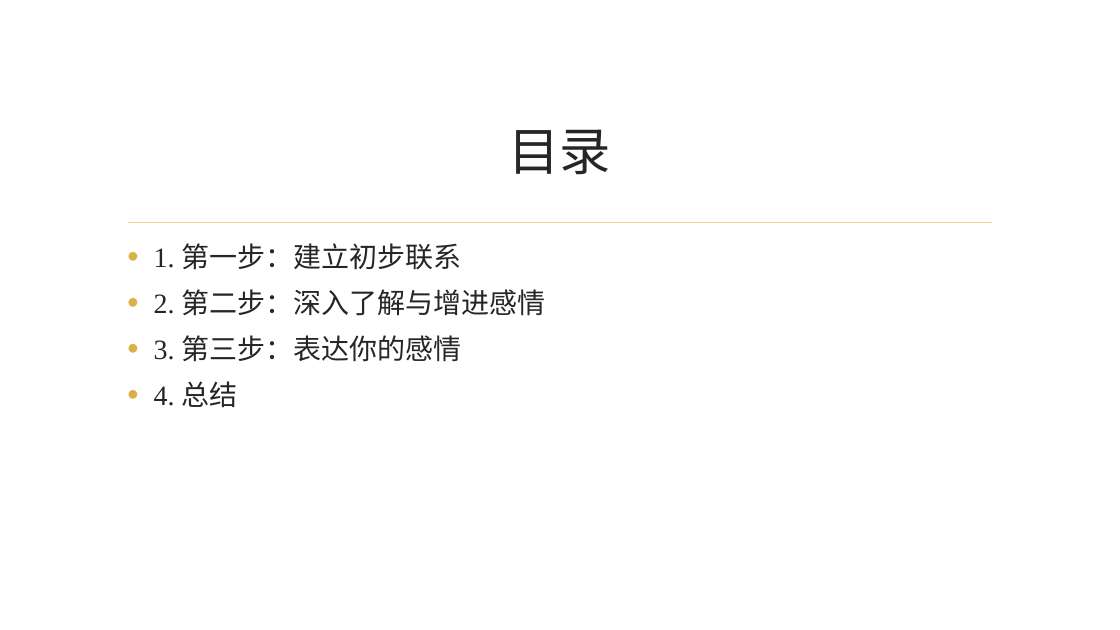
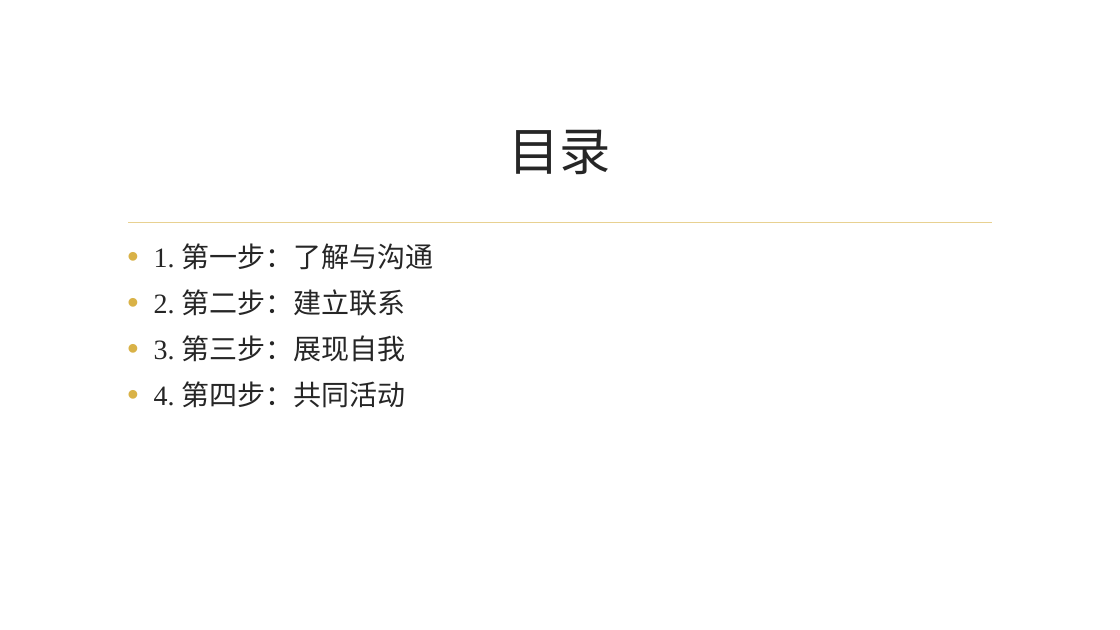
Before and after one commit to Lizhenghe-Chen/AIFileGenerator, a slide deck: slide 2 of Output/666/test.pptx. Drawn at 1120x630 pixels with LibreOffice and Linux fonts; fonts in the diff are those of the drawing; background and template pictures are left out. Boxes give left, top, right and bottom in pixels: in the first picture for what was removed or moved away, otherwise in the second. Text is boxed around its words. In the diff, an @@ line names an element or a change of style, - is before the commit and + after.

```diff
--- a/Output/666/test.pptx
+++ b/Output/666/test.pptx
@@ text at (x1=154, y1=243, x2=434, y2=408): text changed @@
-• 1. 第一步：建立初步联系
-• 2. 第二步：深入了解与增进感情
-• 3. 第三步：表达你的感情
-• 4. 总结
+• 1. 第一步：了解与沟通
+• 2. 第二步：建立联系
+• 3. 第三步：展现自我
+• 4. 第四步：共同活动
```
Also in this commit, not shown: 1 other slide changed, 4 slides added, 4 slides removed, 5 other files.
